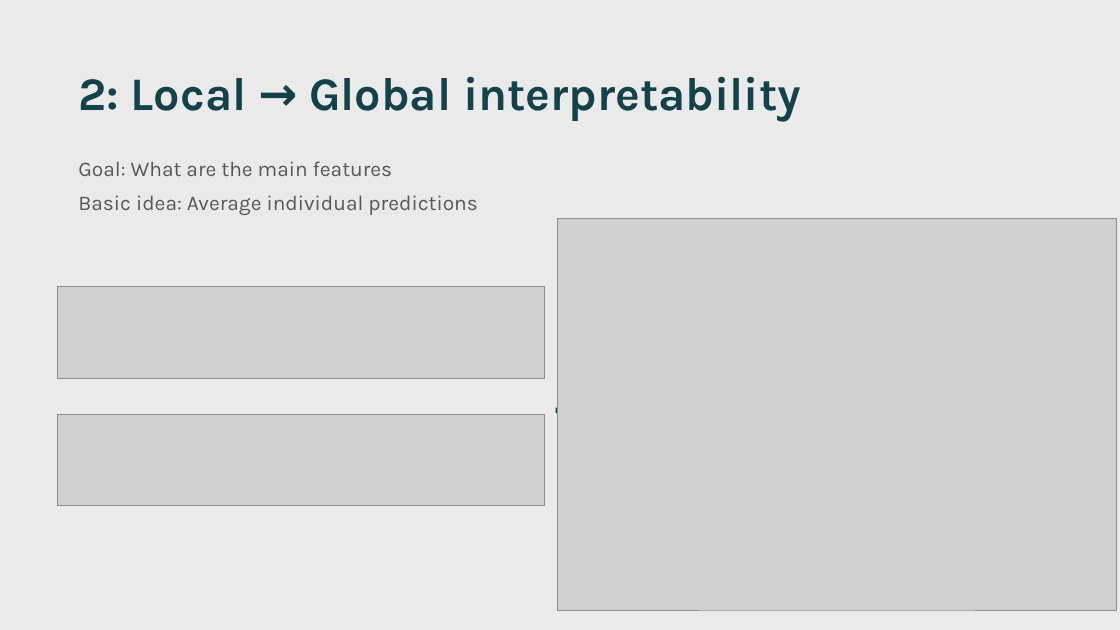
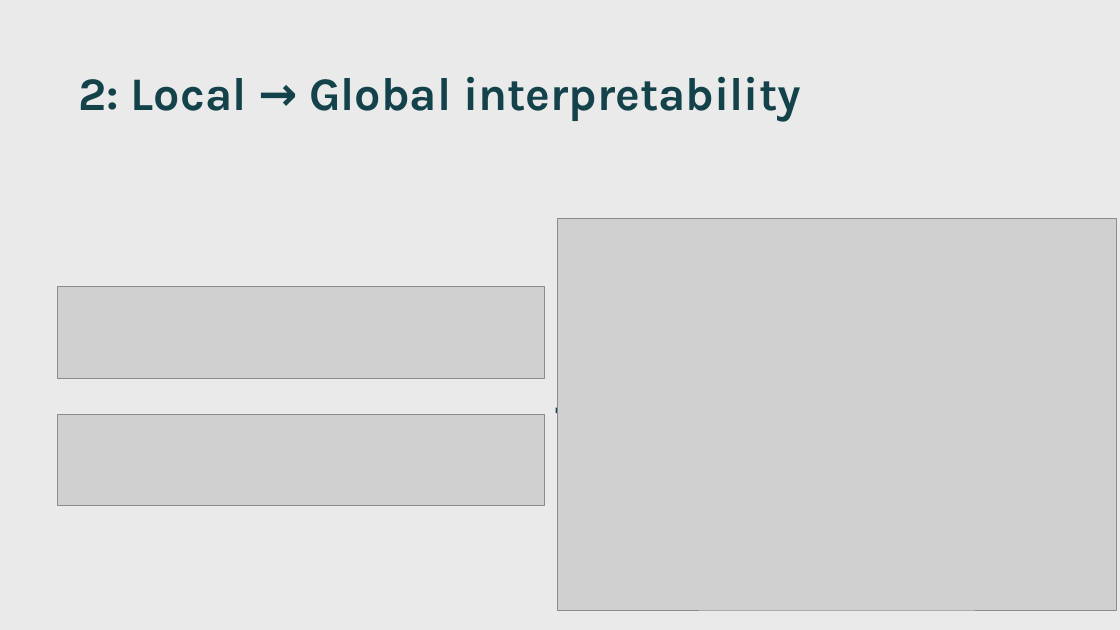
Before and after one commit to jgarciab/ml_julius, a slide deck: slide 20 of Slides/talk.pptx (slide 19 before the commit). Drawn at 1120x630 pixels with LibreOffice and Linux fonts; fonts in the diff are those of the drawing; grey boxes stand for pictures. Boxes give left, top, right and bottom in pixels: in the first picture for what was removed or moved away, otherwise in the second. Text is boxed around its words. In the diff, an @@ line names an element or a change of style, - is before the commit and + after.

Commit message:
added pdf and extra interpretability

```diff
--- a/Slides/talk.pptx
+++ b/Slides/talk.pptx
@@ text removed at (x1=78, y1=161, x2=477, y2=215) @@
-Goal: What are the main features
-Basic idea: Average individual predictions
```
Also in this commit, not shown: 10 other slides changed, 1 slide added, 5 other files.
